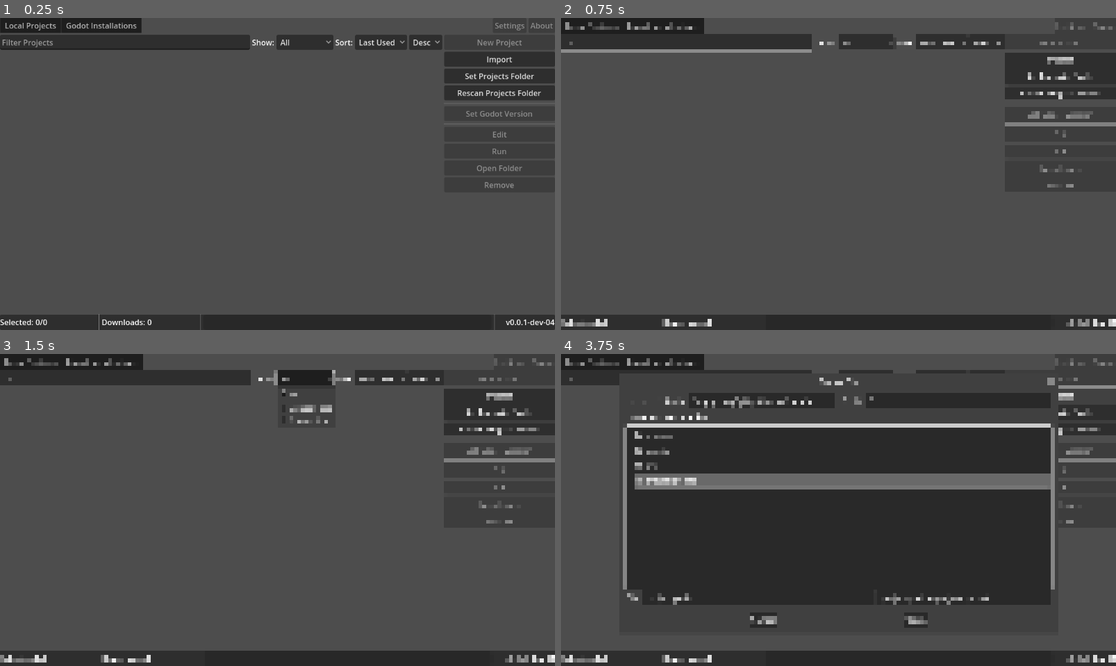
Above: before the commit, frames 1-4 (two rows, left to right).
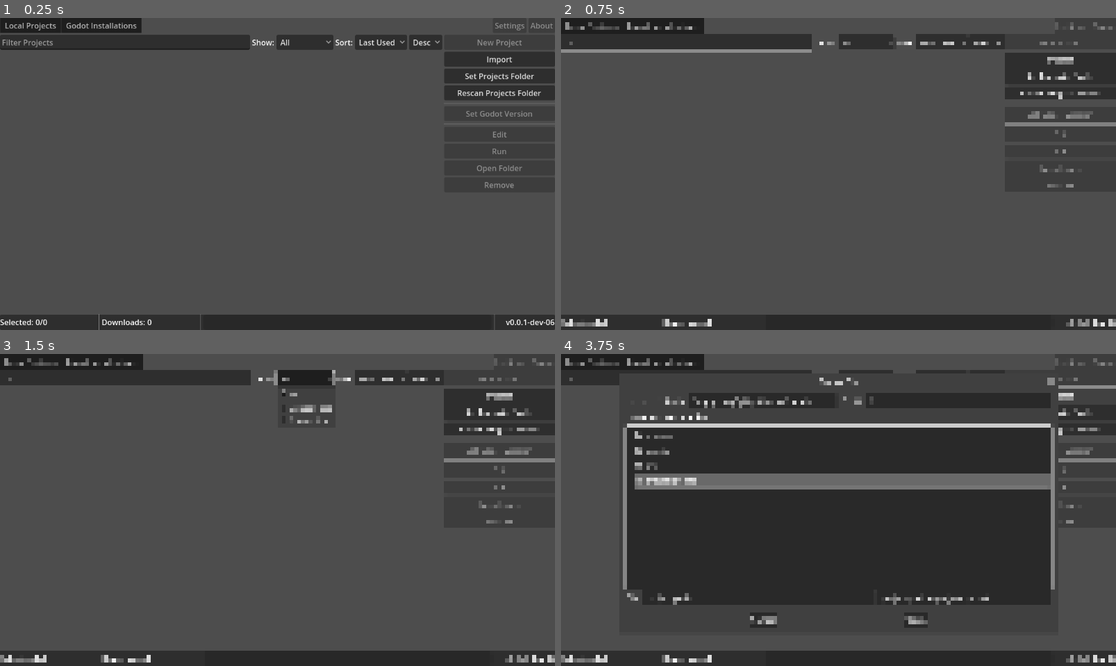
Above: after the commit, the same moments.

Repository: drusin/godot-switcheroo
Game: Godot game, scene res://src/main.tscn
Same seed, same stepped clock (60 frames per second), same inputs: the game is played once before the commit and once after it. The engine's default icon, where the game draws it, is replaced by a stand-in: a white triangle on a blue panel in a dark square.
Inputs (mouse positions are in pixels of both pictures, inside the frame that each line leads up to):
- Up to frame 1 (0.25 s): no input
- Up to frame 2 (0.75 s): click (688, 42) at 0.52 s; type "12" at 0.6 s
- Up to frame 3 (1.5 s): click "All" at 1.25 s
- Up to frame 4 (3.75 s): click "Last Used" at 2 s; click "Desc" at 2.75 s; click "Import" at 3.5 s

The runs differ from the first frame. In frame 1, less than 0.1% of the frame differs, in the area x 99-100%, y 96-99%; in frame 2, less than 0.1%; in frame 3, less than 0.1%; in frame 4, less than 0.1%, in the area x 43-100%, y 13-99%.
Error in both runs: Trying to assign value of type 'Nil' to a variable of type 'Dictionary'. (res://src/autoloads/downloads.gd:29)

Commit message:
don't dowload arm versions on x86 linux

Diff:
--- a/src/autoloads/downloads.gd
+++ b/src/autoloads/downloads.gd
@@ -69,6 +69,8 @@
 func _find_needed_data(version: String, metadatas: Array[Dictionary]) -> Dictionary:
 	var os_label = _get_os_label(version)
 	var arch := "64" if OS.has_feature("64") else "32"
+	if os_label == "linux":
+		arch = "arm" if OS.has_feature("arm") else "x86_" + arch
 	for data in metadatas:
 		if data["name"].contains(os_label) and (data["name"].contains(arch) or data["name"].contains("universal")):
 			return data
Not shown, changed: export_presets.cfg
Not shown, changed: version.txt
Not shown, changed: .godot-switcheroo
